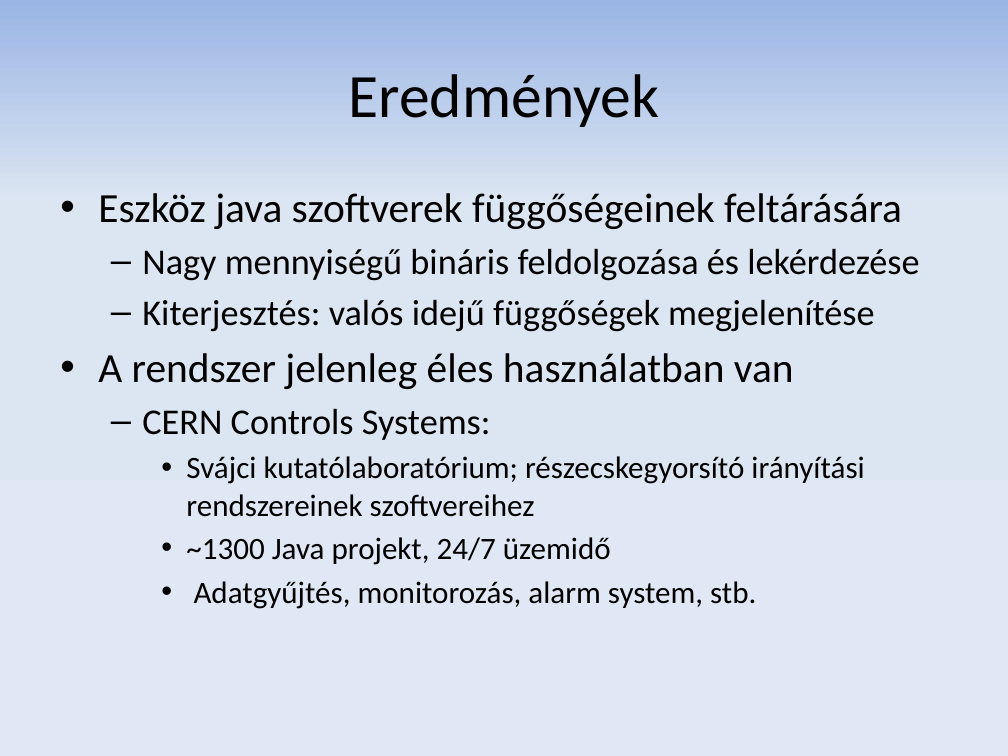
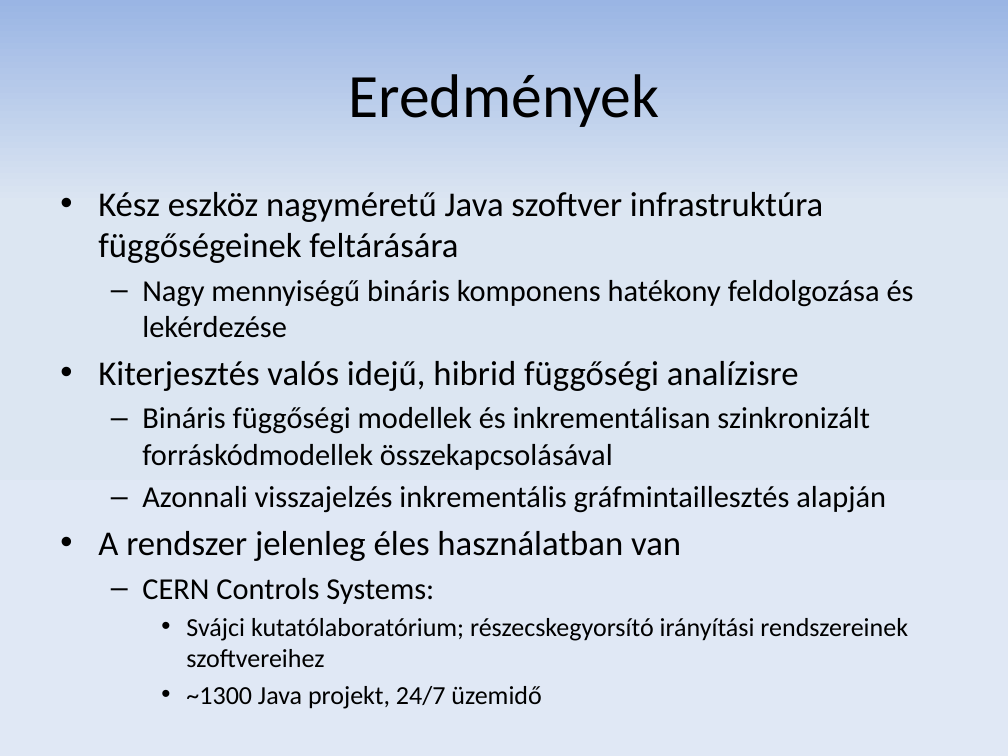
Before and after one commit to donat/incquery-deps, a slide deck: slide 20 of incquery-deps-documentation/presentation/tdk_pres_hu_v2.pptx (slide 18 before the commit). Drawn at 1008x756 pixels with LibreOffice and Linux fonts; fonts in the diff are those of the drawing. Boxes give left, top, right and bottom in pixels: in the first picture for what was removed or moved away, otherwise in the second. Text is boxed around its words. In the diff, an @@ line names an element or a change of style, - is before the commit and + after.

```diff
--- a/incquery-deps-documentation/presentation/tdk_pres_hu_v2.pptx
+++ b/incquery-deps-documentation/presentation/tdk_pres_hu_v2.pptx
@@ text at (x1=98, y1=192, x2=914, y2=513): text changed; size 25.9 to 21.7 pt @@
-• Eszköz java szoftverek függőségeinek feltárására
-  – Nagy mennyiségű bináris feldolgozása és lekérdezése
-  – Kiterjesztés: valós idejű függőségek megjelenítése
+• Kész eszköz nagyméretű Java szoftver infrastruktúra függőségeinek feltárására
+  – Nagy mennyiségű bináris komponens hatékony feldolgozása és lekérdezése
+• Kiterjesztés valós idejű, hibrid függőségi analízisre
+  – Bináris függőségi modellek és inkrementálisan szinkronizált forráskódmodellek összekapcsolásával
+  – Azonnali visszajelzés inkrementális gráfmintaillesztés alapján
@@ text at (x1=98, y1=531, x2=908, y2=709): size 29.6 to 24.8 pt in "A rendszer jelenleg éles használatban van"; size 25.9 to 21.7 pt in "CERN Controls Systems:"; size 22.2 to 18.6 pt in "Svájci kutatólaboratórium; részecskegyorsító irányítási rend ...", "~1300 Java projekt, 24/7 üzemidő" @@
@@ text at (x1=194, y1=581, x2=756, y2=609): paragraph removed @@
-    • Adatgyűjtés, monitorozás, alarm system, stb.
```
Also in this commit, not shown: 11 other slides changed, 2 slides added.
